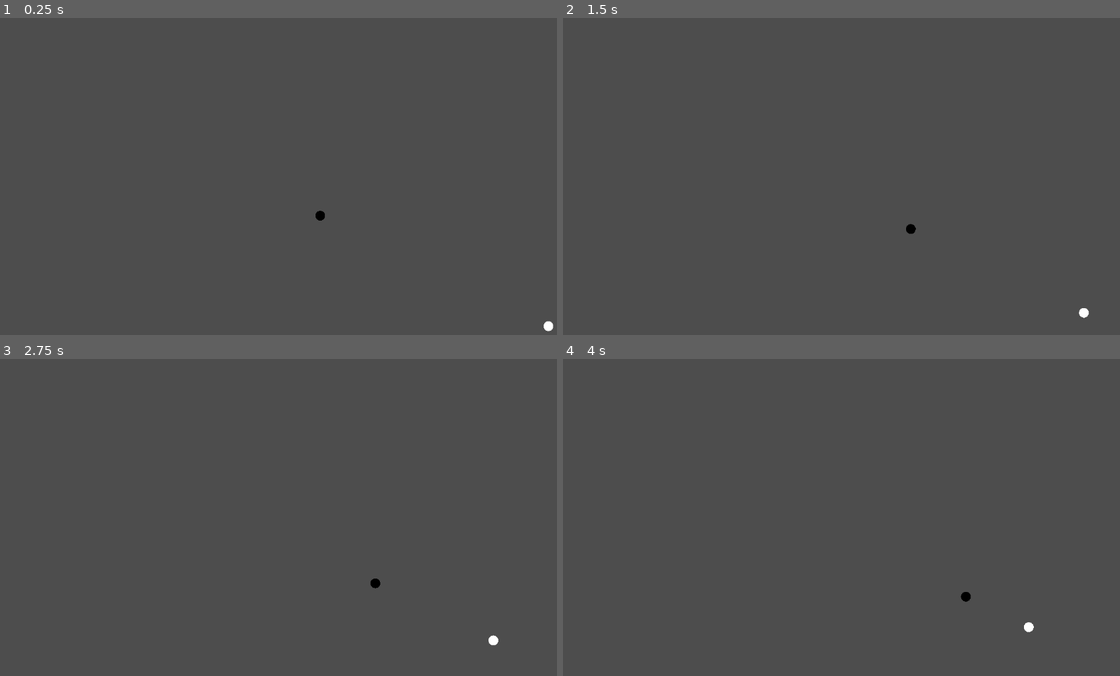
Above: before the commit, frames 1-4 (two rows, left to right).
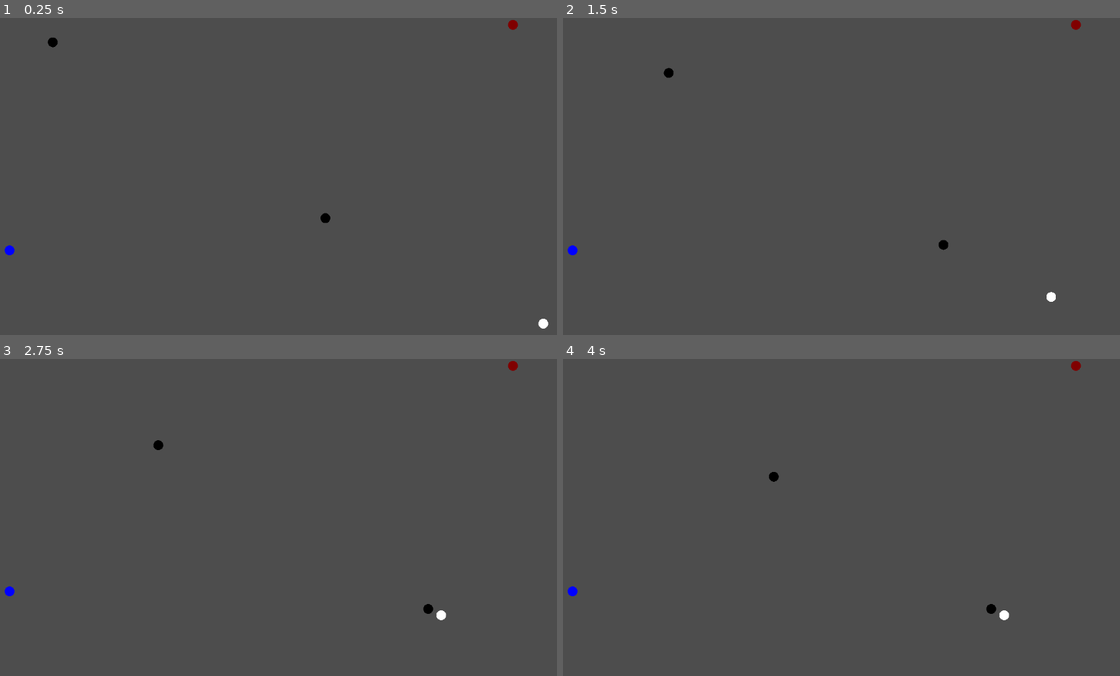
Above: after the commit, the same moments.

Repository: the-alex-g/BehaviorTrees
Game: Godot game, scene res://world/world.tscn
Same seed, same stepped clock (60 frames per second), same inputs: the game is played once before the commit and once after it.
Inputs:
- Up to frame 1 (0.25 s): no input
- Up to frame 2 (1.5 s): no input
- Up to frame 3 (2.75 s): no input
- Up to frame 4 (4 s): no input

The runs differ from the first frame. In frame 1, 0.3% of the frame differs, in the area x 0-100%, y 0-99%; in frame 2, 0.3%; in frame 3, 0.3%, in the area x 0-94%, y 0-91%; in frame 4, 0.3%.

Commit message:
Add collector behavior

Diff:
--- /dev/null
+++ b/project/behavior_tree/actions/collect_wreck.gd
@@ -0,0 +1,8 @@
+extends ActionLeaf
+
+
+func tick(_actor:Node, blackboard:Blackboard)->int:
+	var target : Wreck = blackboard.get_value("target")
+	blackboard.set_value("resources", target.resources)
+	target.collect()
+	return SUCCESS
--- /dev/null
+++ b/project/behavior_tree/actions/collect_wreck.tscn
@@ -0,0 +1,6 @@
+[gd_scene load_steps=2 format=3 uid="uid://dq28wcuvlkup1"]
+
+[ext_resource type="Script" path="res://behavior_tree/actions/collect_wreck.gd" id="1_l8pbd"]
+
+[node name="CollectWreck" type="Node"]
+script = ExtResource("1_l8pbd")
--- /dev/null
+++ b/project/behavior_tree/actions/deposit_resources.gd
@@ -0,0 +1,8 @@
+extends ActionLeaf
+
+
+func tick(_actor:Node, blackboard:Blackboard)->int:
+	blackboard.get_value("target").deposit(blackboard.get_value("resources"))
+	blackboard.erase_value("resources")
+	blackboard.erase_value("target")
+	return SUCCESS
--- /dev/null
+++ b/project/behavior_tree/actions/deposit_resources.tscn
@@ -0,0 +1,6 @@
+[gd_scene load_steps=2 format=3 uid="uid://c34kf08lemj"]
+
+[ext_resource type="Script" path="res://behavior_tree/actions/deposit_resources.gd" id="1_f1mbf"]
+
+[node name="DepositResources" type="Node"]
+script = ExtResource("1_f1mbf")
--- a/project/behavior_tree/actions/get_target.tscn
+++ /dev/null
@@ -1,6 +0,0 @@
-[gd_scene load_steps=2 format=3 uid="uid://dhrtv0gmmprvo"]
-
-[ext_resource type="Script" path="res://behavior_tree/actions/get_target.gd" id="1_6wng7"]
-
-[node name="GetTarget" type="Node"]
-script = ExtResource("1_6wng7")
--- /dev/null
+++ b/project/behavior_tree/actions/get_target_enemy.tscn
@@ -0,0 +1,6 @@
+[gd_scene load_steps=2 format=3 uid="uid://dhrtv0gmmprvo"]
+
+[ext_resource type="Script" path="res://behavior_tree/actions/get_target_enemy.gd" id="1_31k1p"]
+
+[node name="GetTargetEnemy" type="Node"]
+script = ExtResource("1_31k1p")
--- /dev/null
+++ b/project/behavior_tree/actions/get_target_station.gd
@@ -0,0 +1,21 @@
+extends ActionLeaf
+
+
+func tick(actor:Node, blackboard:Blackboard)->int:
+	var stations := ArmyTracker.get_friendly_stations(actor.team_index)
+	if stations.size() > 0:
+		blackboard.set_value("target", _get_closest_station(actor.global_position, stations))
+		return SUCCESS
+	else:
+		return FAILURE
+
+
+func _get_closest_station(global_actor_position, stations:Array)->Node:
+	var closest_station : Node
+	for station in stations:
+		if closest_station == null:
+			closest_station = station
+		else:
+			if (global_actor_position - station.global_position).length_squared() < (global_actor_position - closest_station.global_position).length_squared():
+				closest_station = station
+	return closest_station
--- /dev/null
+++ b/project/behavior_tree/actions/get_target_station.tscn
@@ -0,0 +1,6 @@
+[gd_scene load_steps=2 format=3 uid="uid://8aq4nbie122j"]
+
+[ext_resource type="Script" path="res://behavior_tree/actions/get_target_station.gd" id="1_elyfs"]
+
+[node name="GetTargetStation" type="Node"]
+script = ExtResource("1_elyfs")
--- /dev/null
+++ b/project/behavior_tree/actions/get_target_wreck.gd
@@ -0,0 +1,21 @@
+extends ActionLeaf
+
+
+func tick(actor:Node, blackboard:Blackboard)->int:
+	var wrecks := ArmyTracker.wrecks
+	if wrecks.size() > 0:
+		blackboard.set_value("target", _get_closest_wreck(actor.global_position, wrecks))
+		return SUCCESS
+	else:
+		return FAILURE
+
+
+func _get_closest_wreck(global_actor_position, enemies:Array)->Node:
+	var closest_wreck : Node
+	for wreck in enemies:
+		if closest_wreck == null:
+			closest_wreck = wreck
+		else:
+			if (global_actor_position - wreck.global_position).length_squared() < (global_actor_position - closest_wreck.global_position).length_squared():
+				closest_wreck = wreck
+	return closest_wreck
--- /dev/null
+++ b/project/behavior_tree/actions/get_target_wreck.tscn
@@ -0,0 +1,6 @@
+[gd_scene load_steps=2 format=3 uid="uid://cj0lvr1qly06o"]
+
+[ext_resource type="Script" path="res://behavior_tree/actions/get_target_wreck.gd" id="1_j8saq"]
+
+[node name="GetTargetWreck" type="Node"]
+script = ExtResource("1_j8saq")
--- a/project/behavior_tree/composites/aquire_target.tscn
+++ b/project/behavior_tree/composites/aquire_target.tscn
@@ -1,16 +1,16 @@
-[gd_scene load_steps=5 format=3 uid="uid://q8pg1jcs0xo"]
+[gd_scene load_steps=5 format=3 uid="uid://n2umei8eivg8"]
 
-[ext_resource type="Script" path="res://addons/beehave/nodes/composites/sequence.gd" id="1_ftmac"]
-[ext_resource type="Script" path="res://addons/beehave/nodes/decorators/inverter.gd" id="2_d5s1c"]
-[ext_resource type="PackedScene" uid="uid://cf32v0efh7p48" path="res://behavior_tree/conditionals/has_target.tscn" id="3_jodbr"]
-[ext_resource type="PackedScene" uid="uid://dhrtv0gmmprvo" path="res://behavior_tree/actions/get_target.tscn" id="4_0ku5e"]
+[ext_resource type="Script" path="res://addons/beehave/nodes/composites/sequence.gd" id="1_3ws73"]
+[ext_resource type="Script" path="res://addons/beehave/nodes/decorators/inverter.gd" id="2_o7rsv"]
+[ext_resource type="PackedScene" uid="uid://cf32v0efh7p48" path="res://behavior_tree/conditionals/has_target.tscn" id="3_7e80e"]
+[ext_resource type="PackedScene" uid="uid://dhrtv0gmmprvo" path="res://behavior_tree/actions/get_target_enemy.tscn" id="4_fcxpq"]
 
 [node name="AquireTarget" type="Node"]
-script = ExtResource("1_ftmac")
+script = ExtResource("1_3ws73")
 
-[node name="DoesNotHaveTarget" type="Node" parent="."]
-script = ExtResource("2_d5s1c")
+[node name="InverterDecorator" type="Node" parent="."]
+script = ExtResource("2_o7rsv")
 
-[node name="HasTarget" parent="DoesNotHaveTarget" instance=ExtResource("3_jodbr")]
+[node name="HasTarget" parent="InverterDecorator" instance=ExtResource("3_7e80e")]
 
-[node name="GetTarget" parent="." instance=ExtResource("4_0ku5e")]
+[node name="GetTarget" parent="." instance=ExtResource("4_fcxpq")]
--- /dev/null
+++ b/project/behavior_tree/conditionals/is_carrying_resources.gd
@@ -0,0 +1,7 @@
+extends ConditionLeaf
+
+
+func tick(_actor:Node, blackboard:Blackboard)->int:
+	if blackboard.has_value("resources"):
+		return SUCCESS
+	return FAILURE
--- /dev/null
+++ b/project/behavior_tree/conditionals/is_carrying_resources.tscn
@@ -0,0 +1,6 @@
+[gd_scene load_steps=2 format=3 uid="uid://dfivent6c5hwt"]
+
+[ext_resource type="Script" path="res://behavior_tree/conditionals/is_carrying_resources.gd" id="1_vf7bm"]
+
+[node name="IsCarryingResources" type="Node"]
+script = ExtResource("1_vf7bm")
--- /dev/null
+++ b/project/behavior_tree/conditionals/is_target_wreck.gd
@@ -0,0 +1,7 @@
+extends ConditionLeaf
+
+
+func tick(_actor:Node, blackboard:Blackboard)->int:
+	if blackboard.get_value("target") is Wreck:
+		return SUCCESS
+	return FAILURE
--- /dev/null
+++ b/project/behavior_tree/conditionals/is_target_wreck.tscn
@@ -0,0 +1,6 @@
+[gd_scene load_steps=2 format=3 uid="uid://bpl7ad7csqq8r"]
+
+[ext_resource type="Script" path="res://behavior_tree/conditionals/is_target_wreck.gd" id="1_ii2g0"]
+
+[node name="IsTargetWreck" type="Node"]
+script = ExtResource("1_ii2g0")
--- /dev/null
+++ b/project/behavior_tree/trees/collector_tree.tscn
@@ -0,0 +1,76 @@
+[gd_scene load_steps=13 format=3 uid="uid://iym588lkb6vi"]
+
+[ext_resource type="Script" path="res://addons/beehave/nodes/beehave_tree.gd" id="1_83u8q"]
+[ext_resource type="Script" path="res://addons/beehave/nodes/composites/selector.gd" id="2_dc2fe"]
+[ext_resource type="PackedScene" uid="uid://cf32v0efh7p48" path="res://behavior_tree/conditionals/has_target.tscn" id="3_dbrw1"]
+[ext_resource type="Script" path="res://addons/beehave/nodes/composites/sequence.gd" id="4_lgytd"]
+[ext_resource type="Script" path="res://addons/beehave/nodes/decorators/inverter.gd" id="5_ivlg1"]
+[ext_resource type="PackedScene" uid="uid://dfivent6c5hwt" path="res://behavior_tree/conditionals/is_carrying_resources.tscn" id="6_pyntk"]
+[ext_resource type="PackedScene" uid="uid://cj0lvr1qly06o" path="res://behavior_tree/actions/get_target_wreck.tscn" id="7_nj40q"]
+[ext_resource type="PackedScene" uid="uid://8aq4nbie122j" path="res://behavior_tree/actions/get_target_station.tscn" id="8_nbpnv"]
+[ext_resource type="PackedScene" uid="uid://b71onmborrc5y" path="res://behavior_tree/composites/move_towards_target.tscn" id="9_ten1u"]
+[ext_resource type="PackedScene" uid="uid://07jews632sqb" path="res://behavior_tree/conditionals/is_target_in_range.tscn" id="10_j0281"]
+[ext_resource type="PackedScene" uid="uid://dq28wcuvlkup1" path="res://behavior_tree/actions/collect_wreck.tscn" id="11_3iw08"]
+[ext_resource type="PackedScene" uid="uid://c34kf08lemj" path="res://behavior_tree/actions/deposit_resources.tscn" id="12_bu1xx"]
+
+[node name="CollectorTree" type="Node"]
+script = ExtResource("1_83u8q")
+
+[node name="MainSelector" type="Node" parent="."]
+script = ExtResource("2_dc2fe")
+
+[node name="AquireTarget" type="Node" parent="MainSelector"]
+script = ExtResource("2_dc2fe")
+
+[node name="TargetWreck" type="Node" parent="MainSelector/AquireTarget"]
+script = ExtResource("4_lgytd")
+
+[node name="InverterDecorator2" type="Node" parent="MainSelector/AquireTarget/TargetWreck"]
+script = ExtResource("5_ivlg1")
+
+[node name="HasTarget" parent="MainSelector/AquireTarget/TargetWreck/InverterDecorator2" instance=ExtResource("3_dbrw1")]
+
+[node name="InverterDecorator" type="Node" parent="MainSelector/AquireTarget/TargetWreck"]
+script = ExtResource("5_ivlg1")
+
+[node name="IsCarryingResources" parent="MainSelector/AquireTarget/TargetWreck/InverterDecorator" instance=ExtResource("6_pyntk")]
+
+[node name="GetTargetWreck" parent="MainSelector/AquireTarget/TargetWreck" instance=ExtResource("7_nj40q")]
+
+[node name="TargetStation" type="Node" parent="MainSelector/AquireTarget"]
+script = ExtResource("4_lgytd")
+
+[node name="InverterDecorator" type="Node" parent="MainSelector/AquireTarget/TargetStation"]
+script = ExtResource("5_ivlg1")
+
+[node name="HasTarget" parent="MainSelector/AquireTarget/TargetStation/InverterDecorator" instance=ExtResource("3_dbrw1")]
+
+[node name="IsCarryingResources" parent="MainSelector/AquireTarget/TargetStation" instance=ExtResource("6_pyntk")]
+
+[node name="GetTargetStation" parent="MainSelector/AquireTarget/TargetStation" instance=ExtResource("8_nbpnv")]
+
+[node name="MoveTowardsTarget" parent="MainSelector" instance=ExtResource("9_ten1u")]
+
+[node name="ResolveTarget" type="Node" parent="MainSelector"]
+script = ExtResource("2_dc2fe")
+
+[node name="CollectResources" type="Node" parent="MainSelector/ResolveTarget"]
+script = ExtResource("4_lgytd")
+
+[node name="IsTargetInRange" parent="MainSelector/ResolveTarget/CollectResources" instance=ExtResource("10_j0281")]
+
+[node name="InverterDecorator" type="Node" parent="MainSelector/ResolveTarget/CollectResources"]
+script = ExtResource("5_ivlg1")
+
+[node name="IsCarryingResources" parent="MainSelector/ResolveTarget/CollectResources/InverterDecorator" instance=ExtResource("6_pyntk")]
+
+[node name="CollectWreck" parent="MainSelector/ResolveTarget/CollectResources" instance=ExtResource("11_3iw08")]
+
+[node name="DepositResources" type="Node" parent="MainSelector/ResolveTarget"]
+script = ExtResource("4_lgytd")
+
+[node name="IsTargetInRange" parent="MainSelector/ResolveTarget/DepositResources" instance=ExtResource("10_j0281")]
+
+[node name="IsCarryingResources" parent="MainSelector/ResolveTarget/DepositResources" instance=ExtResource("6_pyntk")]
+
+[node name="DepositResources" parent="MainSelector/ResolveTarget/DepositResources" instance=ExtResource("12_bu1xx")]
--- a/project/shared/army_tracker.gd
+++ b/project/shared/army_tracker.gd
@@ -1,16 +1,25 @@
 extends Node
 
 var teams := {}
+var wrecks := []
 
 
-func add_unit(unit:Unit)->void:
+func add_target(unit:Node2D)->void:
 	if teams.has(unit.team_index):
 		teams[unit.team_index].append(unit)
 	else:
 		teams[unit.team_index] = [unit]
 
 
-func remove_unit(unit:Unit)->void:
+func add_wreck(wreck:Wreck)->void:
+	wrecks.append(wreck)
+
+
+func remove_wreck(wreck:Wreck)->void:
+	wrecks.erase(wreck)
+
+
+func remove_target(unit:Node2D)->void:
 	teams[unit.team_index].erase(unit)
 
 
@@ -20,3 +29,11 @@
 		if team_index != of:
 			enemies.append_array(teams[team_index])
 	return enemies
+
+
+func get_friendly_stations(of:int)->Array:
+	var stations := []
+	for target in teams[of]:
+		if target is Station:
+			stations.append(target)
+	return stations
--- /dev/null
+++ b/project/stations/station.gd
@@ -0,0 +1,20 @@
+class_name Station
+extends Node2D
+
+@export var team_index := 0
+
+
+func _ready()->void:
+	ArmyTracker.add_target(self)
+
+
+func deposit(_resources:Dictionary)->void:
+	print("deposit")
+
+
+func hit(value:int)->void:
+	print("ouch")
+
+
+func _draw()->void:
+	draw_circle(Vector2.ZERO, 10, Color.BLUE)
--- /dev/null
+++ b/project/stations/station.tscn
@@ -0,0 +1,6 @@
+[gd_scene load_steps=2 format=3 uid="uid://duto2ehembcjr"]
+
+[ext_resource type="Script" path="res://stations/station.gd" id="1_aqbdg"]
+
+[node name="Station" type="Node2D"]
+script = ExtResource("1_aqbdg")
--- /dev/null
+++ b/project/unit/collector_unit.gd
@@ -0,0 +1,3 @@
+extends Unit
+
+@export var collection_range := 20
--- /dev/null
+++ b/project/unit/collector_unit.tscn
@@ -0,0 +1,20 @@
+[gd_scene load_steps=5 format=3 uid="uid://cfshh0vbftu3r"]
+
+[ext_resource type="Script" path="res://unit/collector_unit.gd" id="1_1v33i"]
+[ext_resource type="PackedScene" uid="uid://iym588lkb6vi" path="res://behavior_tree/trees/collector_tree.tscn" id="2_eepdc"]
+[ext_resource type="Script" path="res://addons/beehave/blackboard.gd" id="3_djfs8"]
+
+[sub_resource type="CircleShape2D" id="CircleShape2D_aw8o8"]
+
+[node name="CollectorUnit" type="CharacterBody2D"]
+script = ExtResource("1_1v33i")
+
+[node name="CollisionShape2D" type="CollisionShape2D" parent="."]
+shape = SubResource("CircleShape2D_aw8o8")
+
+[node name="CollectorTree" parent="." node_paths=PackedStringArray("blackboard") instance=ExtResource("2_eepdc")]
+actor_node_path = NodePath("..")
+blackboard = NodePath("../Blackboard")
+
+[node name="Blackboard" type="Node" parent="."]
+script = ExtResource("3_djfs8")
--- a/project/unit/unit.gd
+++ b/project/unit/unit.gd
@@ -11,12 +11,13 @@
 
 
 func _ready()->void:
-	ArmyTracker.add_unit(self)
+	ArmyTracker.add_target(self)
 	weapon_range += $CollisionShape2D.shape.radius * 2
 
 
 func _die()->void:
-	ArmyTracker.remove_unit(self)
+	_drop_wreck()
+	ArmyTracker.remove_target(self)
 	queue_free()
 
 
@@ -26,5 +27,11 @@
 		_die()
 
 
+func _drop_wreck()->void:
+	var wreck : Wreck = load("res://unit/wreck.tscn").instantiate()
+	wreck.position = global_position
+	get_parent().add_child(wreck)
+
+
 func _draw()->void:
 	draw_circle(Vector2.ZERO, $CollisionShape2D.shape.radius, color)
--- /dev/null
+++ b/project/unit/wreck.gd
@@ -0,0 +1,17 @@
+class_name Wreck
+extends Node2D
+
+var resources := {}
+
+
+func _ready()->void:
+	ArmyTracker.add_wreck(self)
+
+
+func collect()->void:
+	ArmyTracker.remove_wreck(self)
+	queue_free()
+
+
+func _draw()->void:
+	draw_circle(Vector2.ZERO, 7, Color.GOLD)
--- /dev/null
+++ b/project/unit/wreck.tscn
@@ -0,0 +1,6 @@
+[gd_scene load_steps=2 format=3 uid="uid://ca1jjn2gxlh"]
+
+[ext_resource type="Script" path="res://unit/wreck.gd" id="1_dlulb"]
+
+[node name="Wreck" type="Node2D"]
+script = ExtResource("1_dlulb")
--- a/project/world/world.tscn
+++ b/project/world/world.tscn
@@ -1,19 +1,37 @@
-[gd_scene load_steps=2 format=3 uid="uid://s1ed7hvswkni"]
+[gd_scene load_steps=4 format=3 uid="uid://s1ed7hvswkni"]
 
 [ext_resource type="PackedScene" uid="uid://dvj7v8i84ohj6" path="res://unit/unit.tscn" id="1_8aw88"]
+[ext_resource type="PackedScene" uid="uid://cfshh0vbftu3r" path="res://unit/collector_unit.tscn" id="2_r1krt"]
+[ext_resource type="PackedScene" uid="uid://duto2ehembcjr" path="res://stations/station.tscn" id="3_633ev"]
 
 [node name="World" type="Node2D"]
 
 [node name="Unit" parent="." instance=ExtResource("1_8aw88")]
 position = Vector2(658, 399)
 team_index = 1
+speed = 100
+attack_cooldown_time = 0.5
 color = Color(0, 0, 0, 1)
 
 [node name="Unit2" parent="." instance=ExtResource("1_8aw88")]
 position = Vector2(1145, 635)
-health = 100
+speed = 100
+health = 110
+attack_cooldown_time = 0.5
 
 [node name="Unit3" parent="." instance=ExtResource("1_8aw88")]
-position = Vector2(-559, -284)
+position = Vector2(102, 38)
 team_index = 1
+speed = 100
+attack_cooldown_time = 0.5
 color = Color(0, 0, 0, 1)
+
+[node name="CollectorUnit" parent="." instance=ExtResource("2_r1krt")]
+position = Vector2(1062, 14)
+team_index = 1
+speed = 150
+color = Color(0.501961, 0, 0, 1)
+
+[node name="Station" parent="." instance=ExtResource("3_633ev")]
+position = Vector2(34, 475)
+team_index = 1
Renamed: project/behavior_tree/actions/get_target.gd -> project/behavior_tree/actions/get_target_enemy.gd
Not shown: 2 places in project/behavior_tree/trees/unit_tree.tscn that only renumber resources
